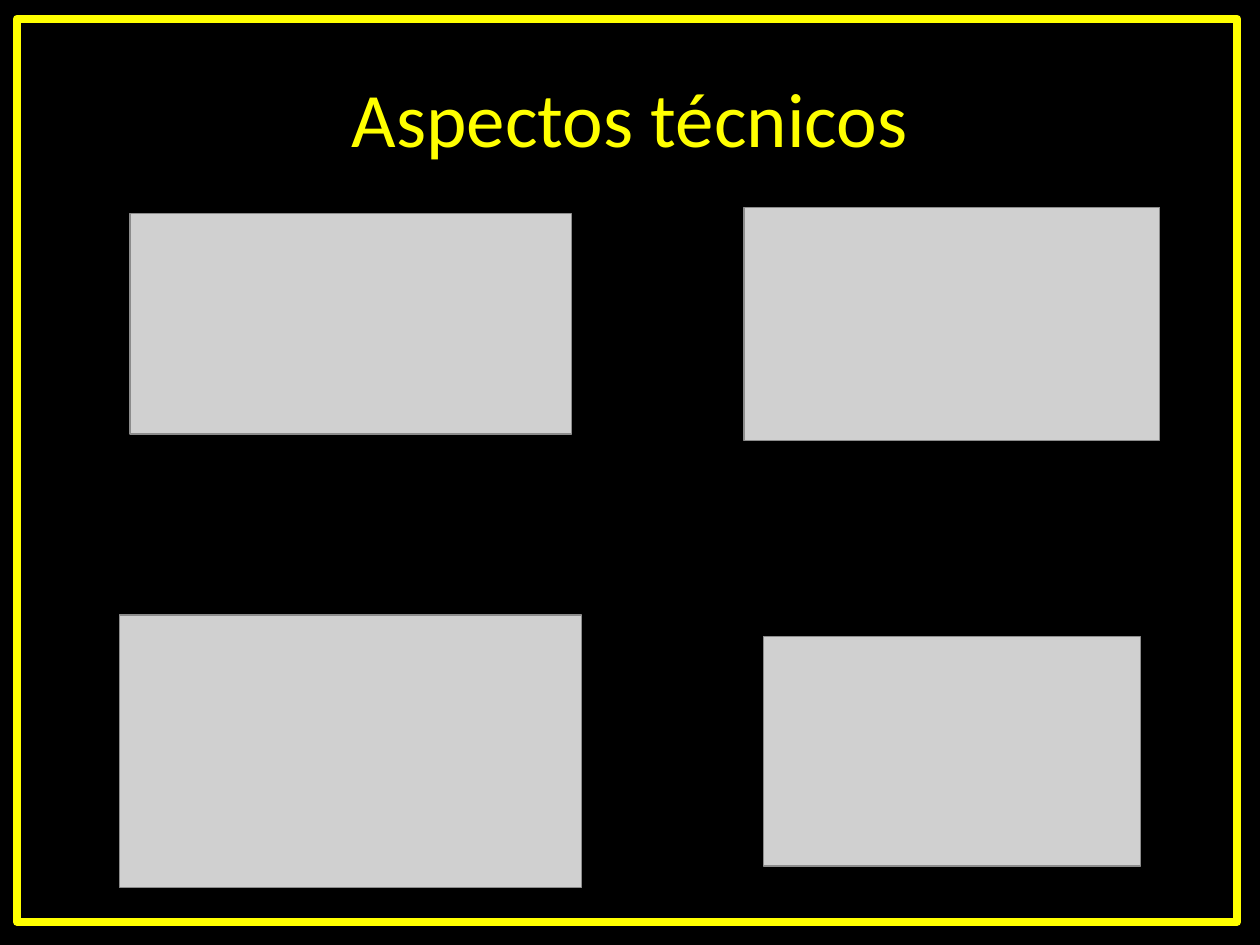
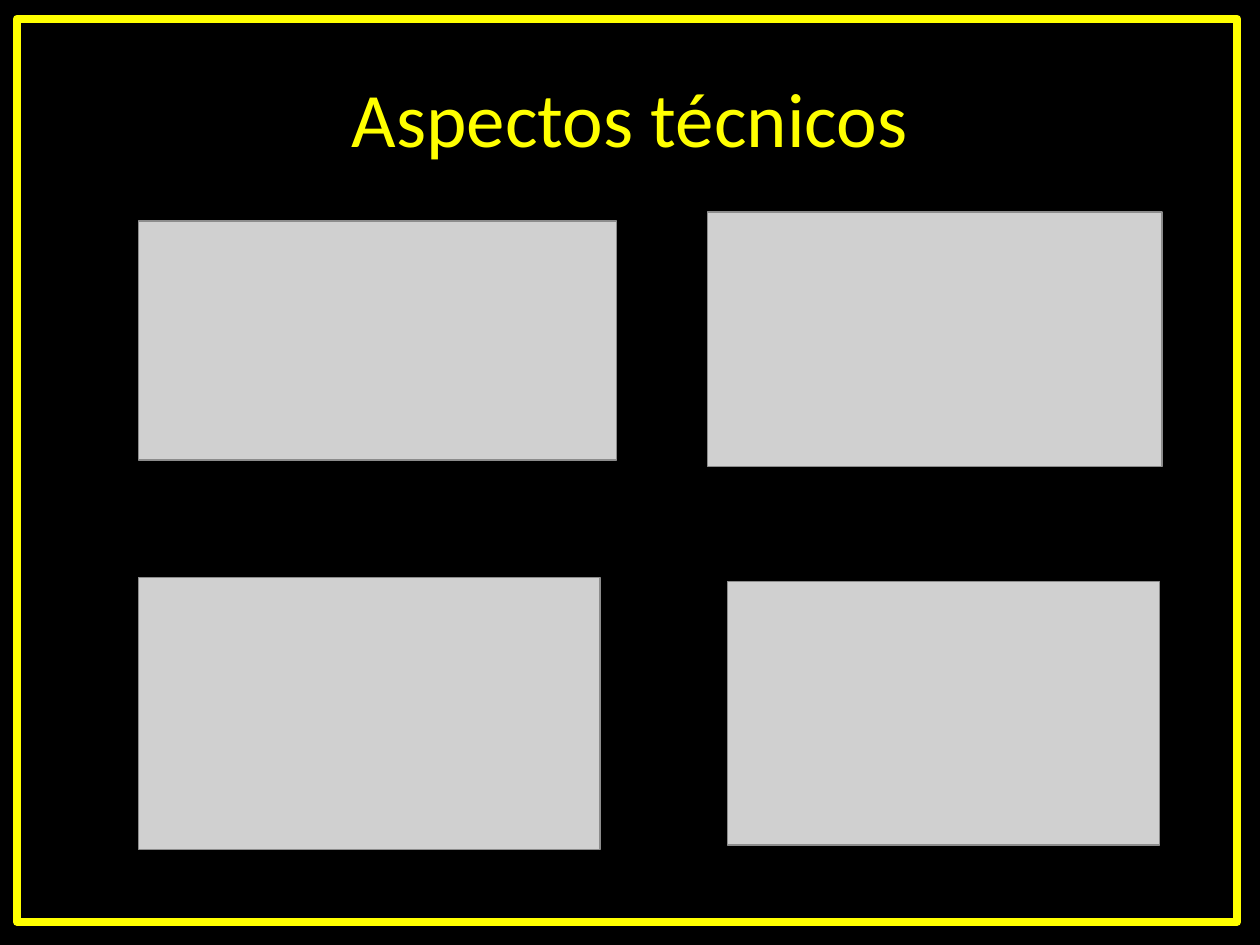
Before and after one commit to gui-brandao-silva/BRANDS, a slide deck: slide 6 of Apresentação BRANDS.pptx. Drawn at 1260x945 pixels with LibreOffice and Linux fonts; fonts in the diff are those of the drawing; grey boxes stand for pictures. Boxes give left, top, right and bottom in pixels: in the first picture for what was removed or moved away, otherwise in the second. Text is boxed around its words. In the diff, an @@ line names an element or a change of style, - is before the commit and + after.

```diff
--- a/Apresentação BRANDS.pptx
+++ b/Apresentação BRANDS.pptx
@@ picture: place and size @@
-picture at bbox=[130, 213, 571, 433]
+picture at bbox=[139, 220, 617, 460]
@@ picture: place and size @@
-picture at bbox=[743, 208, 1159, 441]
+picture at bbox=[708, 212, 1162, 466]
@@ picture: place and size @@
-picture at bbox=[120, 615, 581, 887]
+picture at bbox=[139, 577, 600, 849]
@@ picture: place and size @@
-picture at bbox=[764, 636, 1140, 866]
+picture at bbox=[728, 582, 1160, 845]
```
Also in this commit, not shown: 3 other slides changed, 1 slide added, 1 slide removed.
